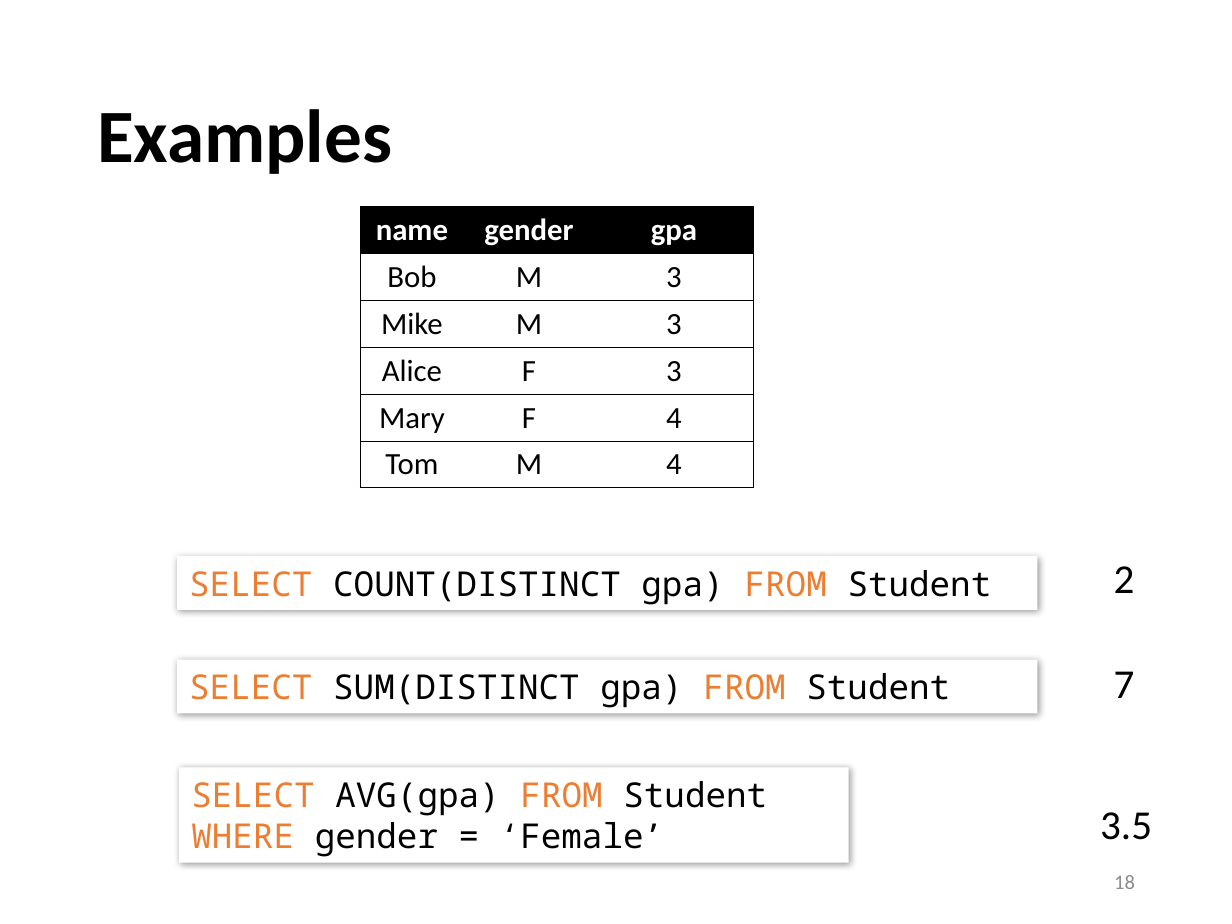
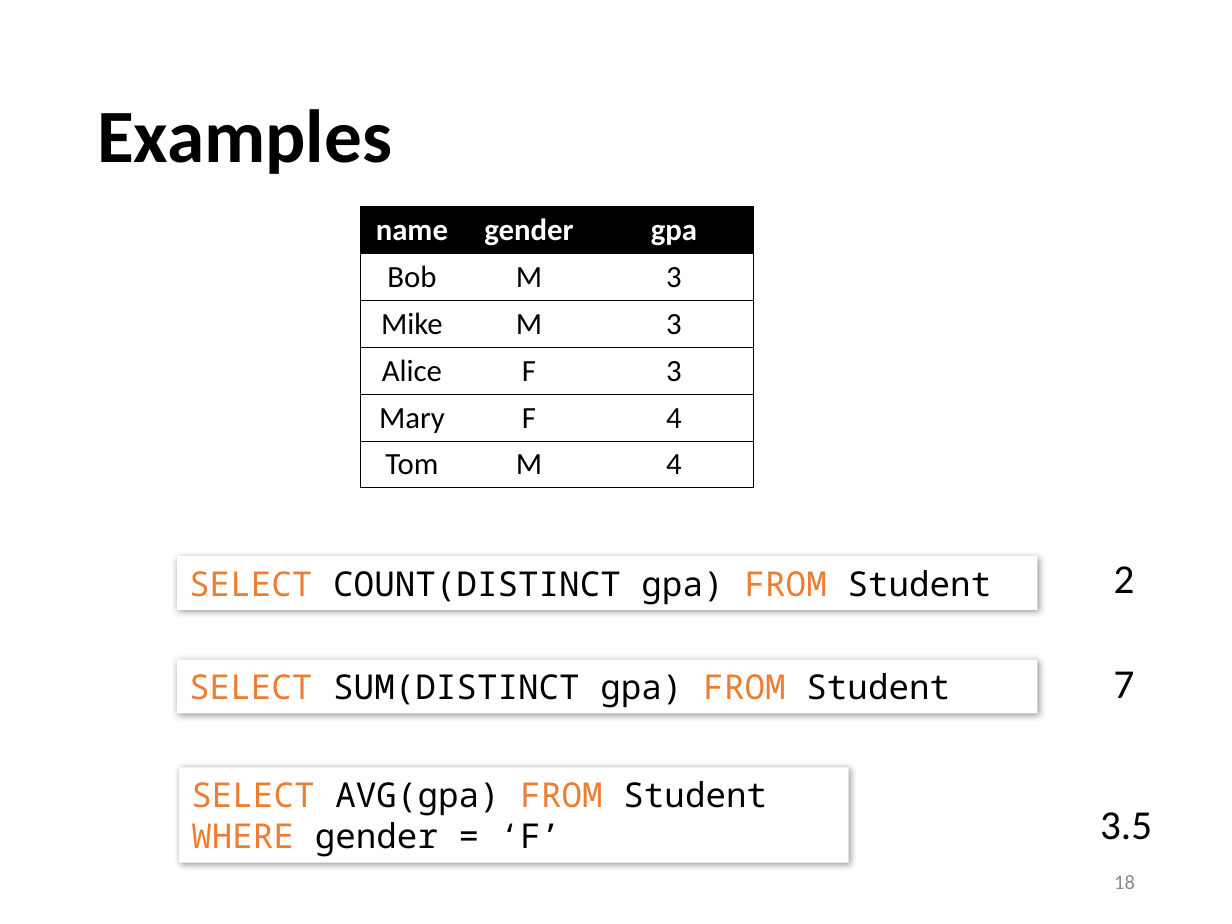
Before and after one commit to sfu-db/cmpt354, a slide deck: slide 18 of Lectures/lec4-sql-advanced.pptx. Drawn at 1232x924 pixels with LibreOffice and Linux fonts; fonts in the diff are those of the drawing. Boxes give left, top, right and bottom in pixels: in the first picture for what was removed or moved away, otherwise in the second. Text is boxed around its words. In the diff, an @@ line names an element or a change of style, - is before the commit and + after.

```diff
--- a/Lectures/lec4-sql-advanced.pptx
+++ b/Lectures/lec4-sql-advanced.pptx
@@ text in rectangle at (191, 781, 767, 857): text changed @@
-SELECT AVG(gpa) FROM Student WHERE gender = ‘Female’
+SELECT AVG(gpa) FROM Student WHERE gender = ‘F’
```
Also in this commit, not shown: 2 other slides changed, 21 slides added, 3 slides removed, 1 other file.
